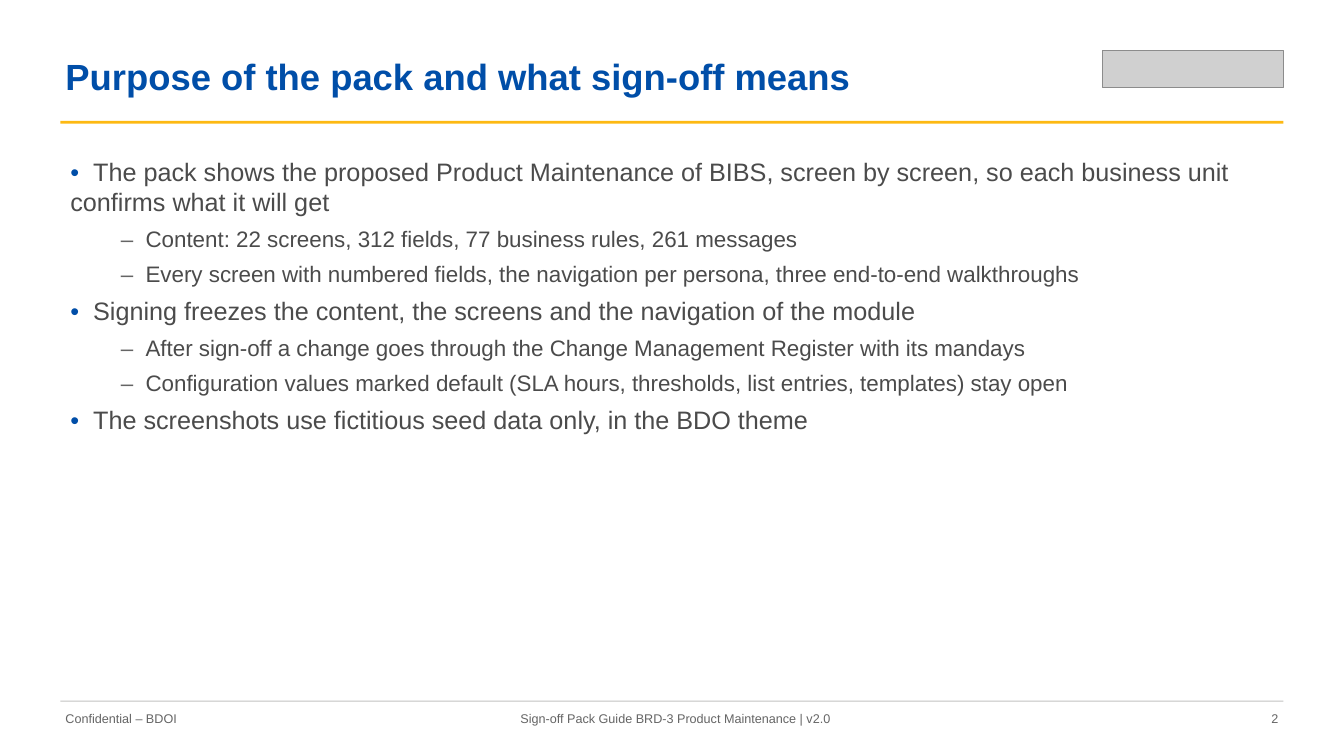
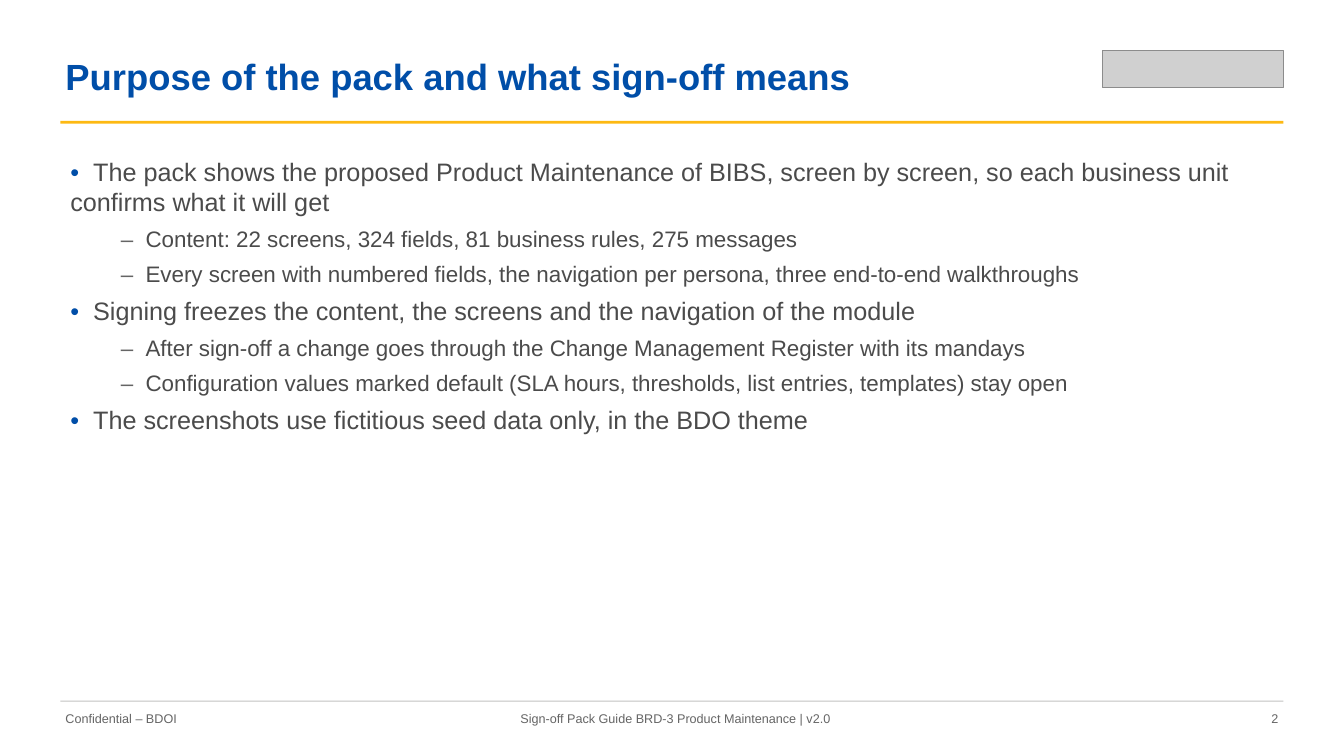
Before and after one commit to IortaTexhNXT-DEV/FinVerse, a slide deck: slide 2 of docs/deliverables/out/Drop-0_Setup_and_Data_Migration/BRD-03_Product_Maintenance/01_BIBS_GuideDeck_BRD-03_Product_Maintenance_v2.0.pptx. Drawn at 1344x756 pixels with LibreOffice and Linux fonts; fonts in the diff are those of the drawing; grey boxes stand for pictures. Boxes give left, top, right and bottom in pixels: in the first picture for what was removed or moved away, otherwise in the second. Text is boxed around its words. In the diff, an @@ line names an element or a change of style, - is before the commit and + after.

Commit message:
BRD-03 sign-off set: Sales Organisation tree table, Package Version validation and rule parameters of the incentive criteria in the screen specifications, FRS, messages and test cases; screenshots retaken (sales organisation tree, actions menu and refused deactivation, package version header and validation, new incentive criterion, walkthrough steps A-16 and A-17); FRS, sign-off workbook, guide deck and test plan v2.0 rebuilt; allow-list entries of the former rule parameter texts removed from the pack check

```diff
--- a/docs/deliverables/out/Drop-0_Setup_and_Data_Migration/BRD-03_Product_Maintenance/01_BIBS_GuideDeck_BRD-03_Product_Maintenance_v2.0.pptx
+++ b/docs/deliverables/out/Drop-0_Setup_and_Data_Migration/BRD-03_Product_Maintenance/01_BIBS_GuideDeck_BRD-03_Product_Maintenance_v2.0.pptx
@@ text at (146, 231, 797, 252): text changed @@
-  – Content: 22 screens, 312 fields, 77 business rules, 261 messages
+  – Content: 22 screens, 324 fields, 81 business rules, 275 messages
```
Also in this commit, not shown: 1 other slide changed, 28 other files.
